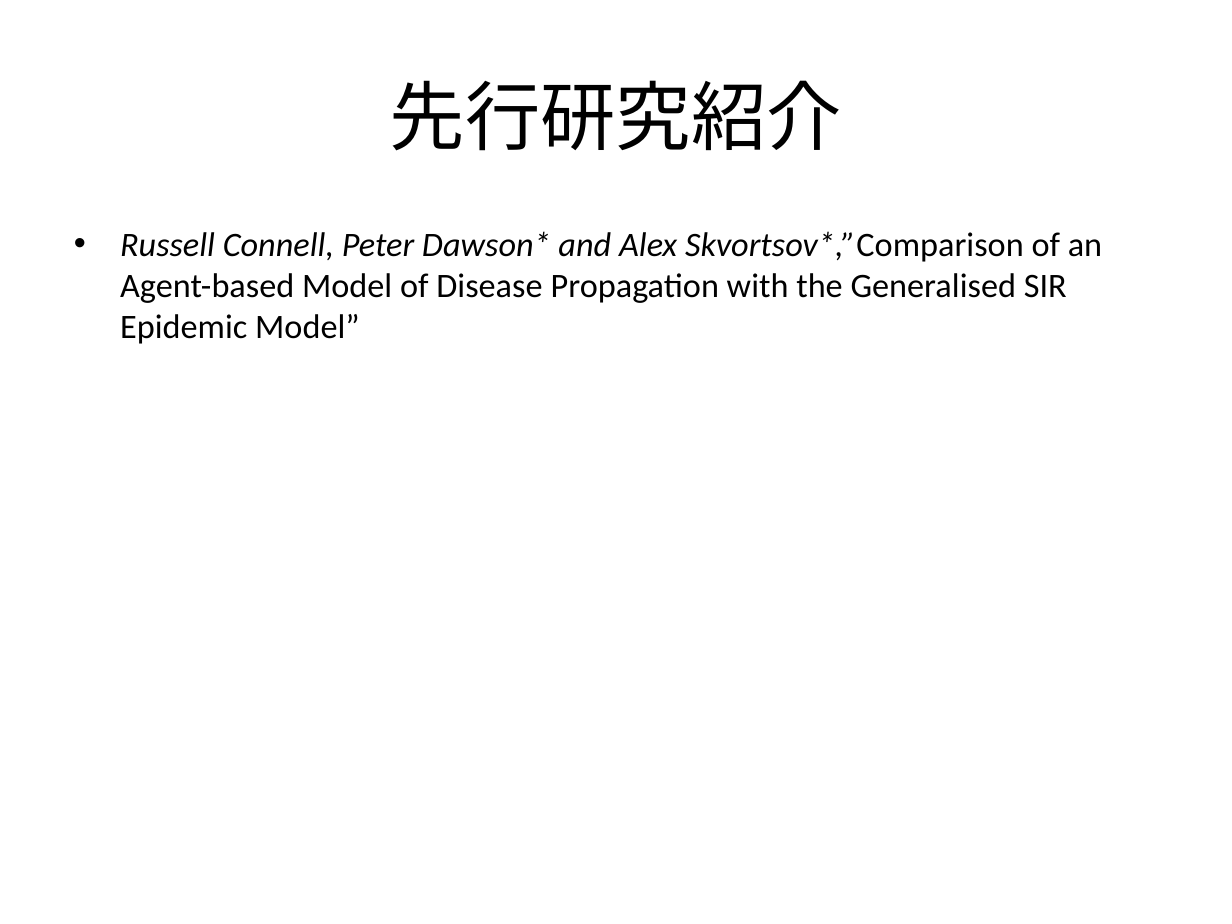
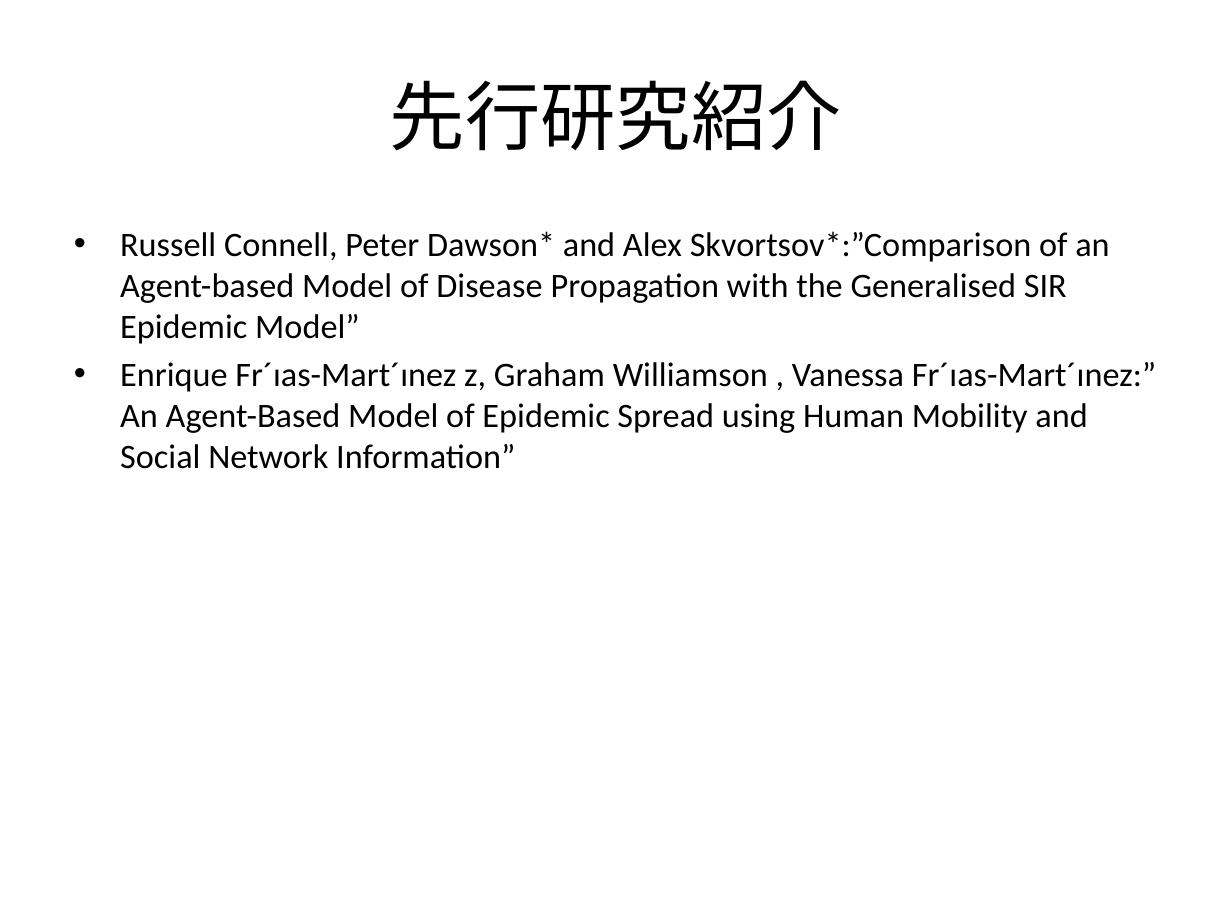
Before and after one commit to nkud/Research-BB, a slide deck: slide 4 of ppt/卒業研究.pptx. Drawn at 1232x924 pixels with LibreOffice and Linux fonts; fonts in the diff are those of the drawing. Boxes give left, top, right and bottom in pixels: in the first picture for what was removed or moved away, otherwise in the second. Text is boxed around its words. In the diff, an @@ line names an element or a change of style, - is before the commit and + after.

Commit message:
update PPT

```diff
--- a/ppt/卒業研究.pptx
+++ b/ppt/卒業研究.pptx
@@ text at <box>120,231,1156,469</box>: text changed @@
-• Russell Connell, Peter Dawson* and Alex Skvortsov*,”Comparison of an Agent-based Model of Disease Propagation with the Generalised SIR Epidemic Model”
+• Russell Connell, Peter Dawson* and Alex Skvortsov*:”Comparison of an Agent-based Model of Disease Propagation with the Generalised SIR Epidemic Model”
+• Enrique Fr´ıas-Mart´ınez z, Graham Williamson , Vanessa Fr´ıas-Mart´ınez:” An Agent-Based Model of Epidemic Spread using Human Mobility and Social Network Information”
```
Also in this commit, not shown: 3 other slides changed, 3 slides added.
